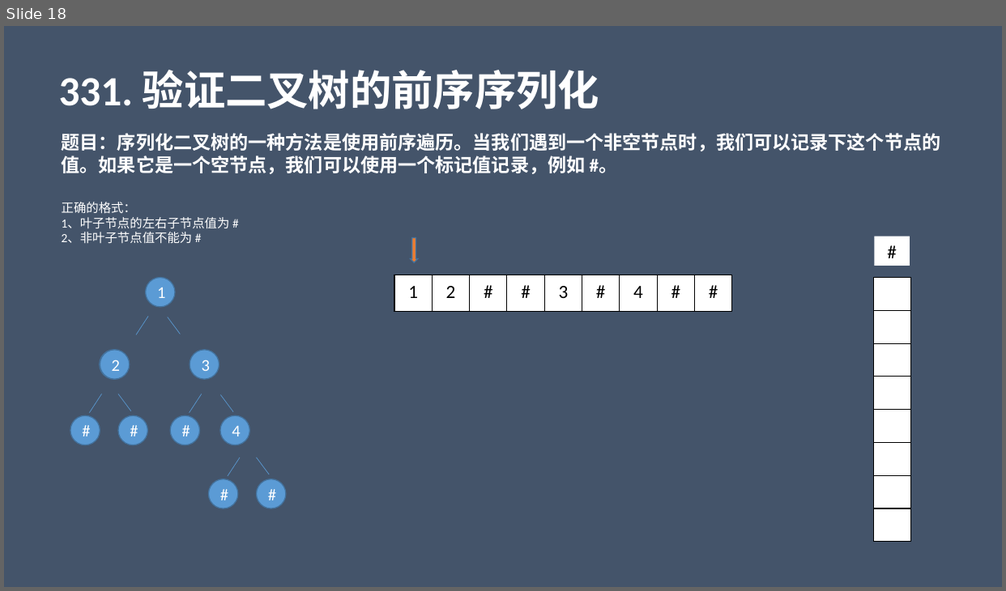
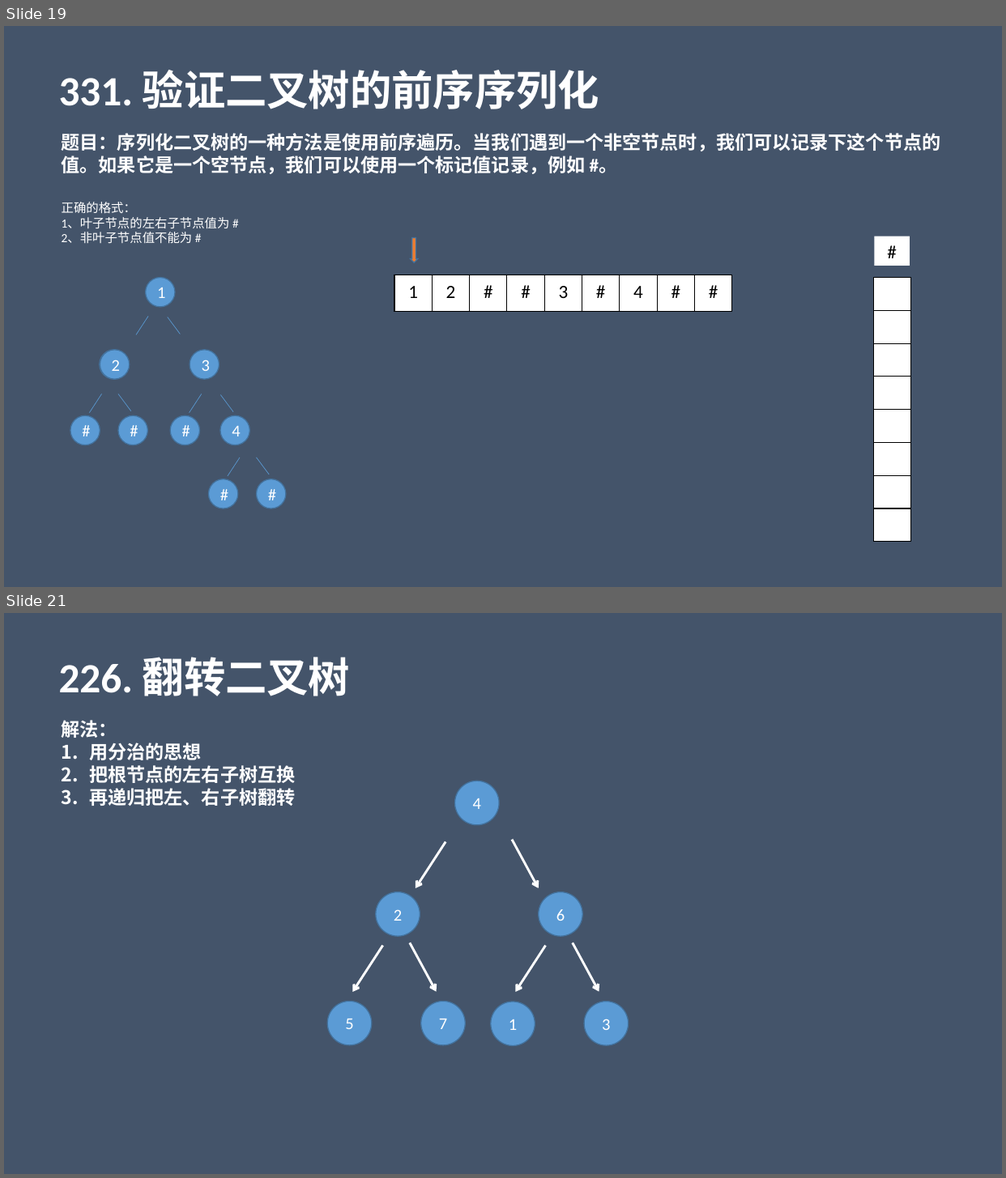
Before and after one commit to liangle/liangle-frontend-studybook, a slide deck: 小白学算法系列.pptx. Shown one above the other, each under a label of ours: slide 18 before the commit, slides 19 and 21 after it; the slides between them are not shown. The pictures are 1006x591 and 1006x1178 pixels, drawn with LibreOffice and Linux fonts; fonts in the diff are those of the drawing. Boxes give left, top, right and bottom in pixels: in the first picture for what was removed or moved away, otherwise in the second. Text is boxed around its words. In the diff, an @@ line names an element or a change of style, - is before the commit and + after.

```diff
--- a/小白学算法系列.pptx
+++ b/小白学算法系列.pptx
@@ slide 21 added at [4,613,1002,1174], background #44546A @@
@@ text added at [59,657,350,696], 40 pt, text #FFFFFF, bold @@
+226. 翻转二叉树
@@ text added at [62,720,295,806], 18 pt, text #FFFFFF, bold @@
+解法：
+1. 用分治的思想
+2. 把根节点的左右子树互换
+3. 再递归把左、右子树翻转
@@ ellipse added at [454,781,499,825], fill #5B9BD5, outline #43739E 1 pt, 16 pt, text #FFFFFF @@
+4
@@ arrow added from (445, 842) to (415, 888), #FFFFFF 2.25 pt @@
@@ arrow added from (513, 840) to (539, 888), #FFFFFF 2.25 pt @@
@@ ellipse added at [376,892,420,936], fill #5B9BD5, outline #43739E 1 pt, 16 pt, text #FFFFFF @@
+2
@@ ellipse added at [539,892,582,936], fill #5B9BD5, outline #43739E 1 pt, 16 pt, text #FFFFFF @@
+6
@@ arrow added from (383, 945) to (353, 992), #FFFFFF 2.25 pt @@
@@ arrow added from (410, 943) to (436, 992), #FFFFFF 2.25 pt @@
@@ arrow added from (546, 945) to (515, 992), #FFFFFF 2.25 pt @@
@@ arrow added from (573, 943) to (599, 992), #FFFFFF 2.25 pt @@
@@ ellipse added at [327,1002,372,1046], fill #5B9BD5, outline #43739E 1 pt, 16 pt, text #FFFFFF @@
+5
@@ ellipse added at [421,1002,465,1046], fill #5B9BD5, outline #43739E 1 pt, 16 pt, text #FFFFFF @@
+7
@@ ellipse added at [491,1002,535,1046], fill #5B9BD5, outline #43739E 1 pt, 16 pt, text #FFFFFF @@
+1
@@ ellipse added at [584,1002,629,1046], fill #5B9BD5, outline #43739E 1 pt, 16 pt, text #FFFFFF @@
+3
@@ what was slide 18 is now slide 19 @@
```
Also in this commit, not shown: 1 slide changed, 2 other slides added, 2 other files.
